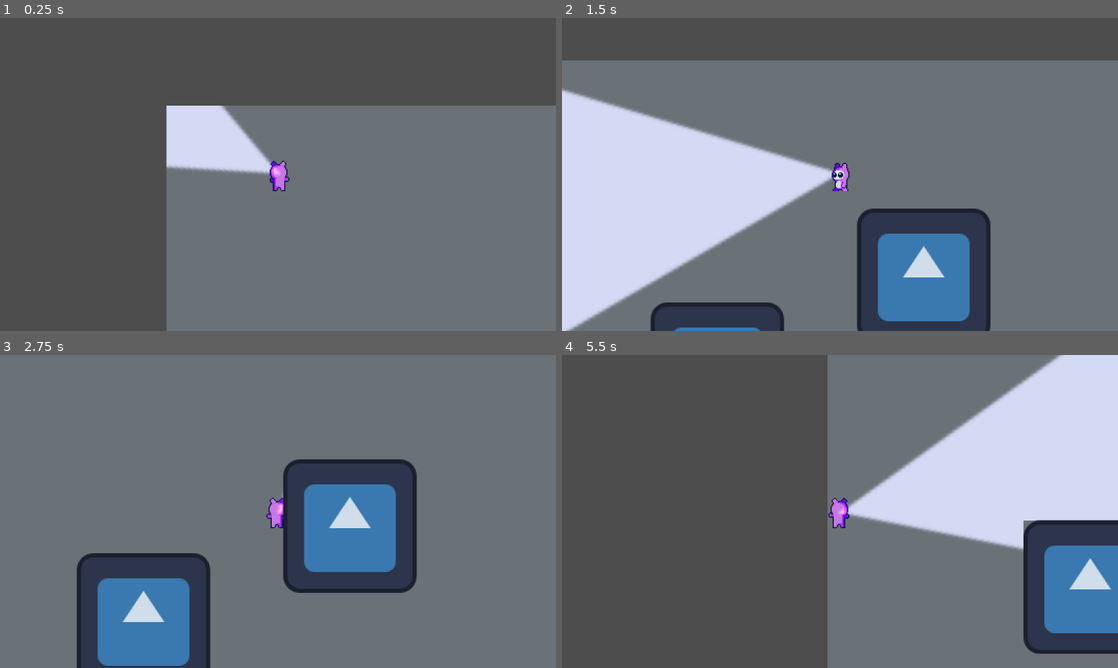
Above: before the commit, frames 1-4 (two rows, left to right).
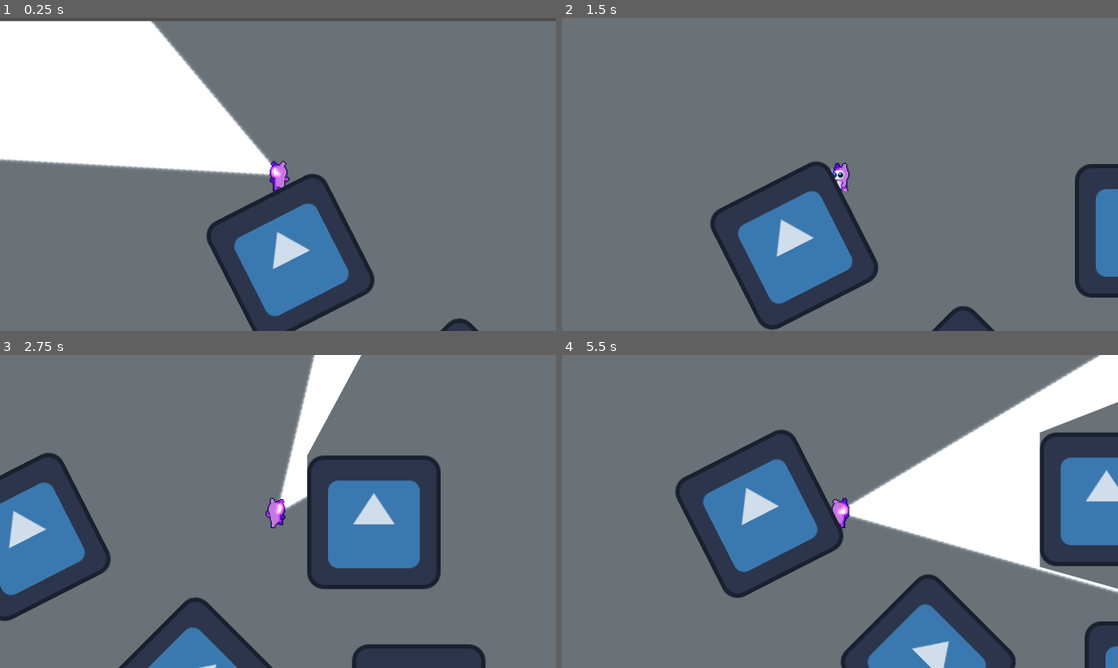
Above: after the commit, the same moments.

Repository: MarkJanzenB/Lifewood-Games
Game: Godot game, scene res://scenes/world.tscn
Same seed, same stepped clock (60 frames per second), same inputs: the game is played once before the commit and once after it. The engine's default icon, where the game draws it, is replaced by a stand-in: a white triangle on a blue panel in a dark square.
Inputs (mouse positions are in pixels of both pictures, inside the frame that each line leads up to):
- Up to frame 1 (0.25 s): no input
- Up to frame 2 (1.5 s): tap Enter at 0.5 s; move the mouse to (962, 158) at 0.52 s; hold D (move_right) 0.53-1.28 s; hold Shift (run) 0.53-1.28 s; move the mouse to (728, 190) at 1.27 s; hold S (move_down) from 1.28 s (still down); tap Shift (run) at 1.35 s
- Up to frame 3 (2.75 s): move the mouse to (333, 442) at 2.02 s; release S (move_down) at 2.03 s; hold D (move_right) from 2.03 s (still down); hold Shift (run) from 2.03 s (still down)
- Up to frame 4 (5.5 s): move the mouse to (812, 574) at 2.77 s; release D (move_right) at 2.78 s; release Shift (run) at 2.78 s; hold W (move_up) 2.78-3.53 s; tap Shift (run) at 2.85, 4.35 s; move the mouse to (1006, 558) at 3.52 s; hold Shift (run) 3.53-4.28 s; hold A (move_left) 3.53-5.03 s; move the mouse to (673, 464) at 4.27 s; move the mouse to (867, 511) at 5.02 s; hold S (move_down) from 5.03 s (still down); hold Shift (run) from 5.03 s (still down)

The runs differ from the first frame. In frame 1, 62% of the frame differs, in the area x 0-100%, y 0-100%; in frame 2, 55%; in frame 3, 27%; in frame 4, 79%.

Commit message:
Update: LOS logic
- created Line Of Sight system, so that players will be "rendered" in and out of view

Diff:
--- a/games/Sakspan/raw/sakspan/project.godot
+++ b/games/Sakspan/raw/sakspan/project.godot
@@ -59,6 +59,10 @@
 ]
 }
 
+[layer_names]
+
+2d_physics/layer_2="walls"
+
 [rendering]
 
 textures/canvas_textures/default_texture_filter=0
--- a/games/Sakspan/raw/sakspan/scenes/obstacles/Obstacle.tscn
+++ b/games/Sakspan/raw/sakspan/scenes/obstacles/Obstacle.tscn
@@ -9,6 +9,8 @@
 polygon = PackedVector2Array(-64, -55, 64, -55, 64, 74, -64, 74)
 
 [node name="Obstacle" type="StaticBody2D"]
+collision_layer = 2
+collision_mask = 0
 
 [node name="Sprite2D" type="Sprite2D" parent="."]
 texture = ExtResource("1_bqhqs")
--- a/games/Sakspan/raw/sakspan/scenes/player.tscn
+++ b/games/Sakspan/raw/sakspan/scenes/player.tscn
@@ -251,16 +251,13 @@
 "loop": true,
 "name": &"idle",
 "speed": 7.0
-}, {
-"frames": [],
-"loop": true,
-"name": &"new_animation",
-"speed": 5.0
 }]
 
-[node name="player" type="CharacterBody2D"]
+[node name="player" type="CharacterBody2D" groups=["hider"]]
+collision_mask = 3
 script = ExtResource("1_tuyoq")
-walk_speed = 150.0
+walk_speed = 100.0
+run_speed = 250.0
 
 [node name="CollisionShape2D" type="CollisionShape2D" parent="."]
 scale = Vector2(0.489603, 0.459455)
@@ -268,7 +265,7 @@
 
 [node name="AnimatedSprite2D" type="AnimatedSprite2D" parent="."]
 sprite_frames = SubResource("SpriteFrames_ibah8")
-animation = &"new_animation"
+animation = &"idle"
 
 [node name="Camera2D" type="Camera2D" parent="."]
 zoom = Vector2(0.6, 0.6)
@@ -276,17 +273,17 @@
 [node name="VisionCone" type="Area2D" parent="."]
 position = Vector2(0, 2.38419e-07)
 scale = Vector2(1.01585, 1.01537)
+collision_layer = 0
 
 [node name="CollisionPolygon2D" type="CollisionPolygon2D" parent="VisionCone"]
-position = Vector2(0, 1.96972)
+position = Vector2(-5.4357, 16.0533)
 scale = Vector2(3.5563, 1.72284)
-polygon = PackedVector2Array(0, -1, 190, -176, 190, 150)
+polygon = PackedVector2Array(0.830412, -9.14641, 190.164, -177.212, 190.164, 160.634)
 
 [node name="PointLight2D" type="PointLight2D" parent="VisionCone"]
-position = Vector2(9.16795e-10, -2.38419e-07)
-rotation = 0.00274636
+position = Vector2(-0.513709, -0.689394)
+rotation = 0.000824005
 scale = Vector2(5.2468, -2.27107)
-color = Color(0.854677, 0.840033, 0.999999, 0.478431)
 energy = 2.0
 shadow_enabled = true
 texture = ExtResource("7_fjrip")
--- a/games/Sakspan/raw/sakspan/scenes/world.tscn
+++ b/games/Sakspan/raw/sakspan/scenes/world.tscn
@@ -41,15 +41,35 @@
 position = Vector2(960, 1073.5)
 shape = SubResource("RectangleShape2D_4wyf3")
 
-[node name="player" parent="." instance=ExtResource("1_nnsk1")]
-position = Vector2(107, 66)
+[node name="Seeker" parent="." instance=ExtResource("1_nnsk1")]
+position = Vector2(469, 147)
+is_main_player = true
 
 [node name="Obstacle2" parent="." instance=ExtResource("2_rwgxs")]
-position = Vector2(450, 206)
+position = Vector2(814, 213)
 
 [node name="Obstacle" parent="." instance=ExtResource("2_rwgxs")]
-position = Vector2(252, 296)
+position = Vector2(481, 227)
+rotation = -0.470676
 
 [node name="CanvasModulate" type="CanvasModulate" parent="."]
 scale = Vector2(0.988908, 0.855109)
 color = Color(0.817358, 0.867702, 0.919727, 1)
+
+[node name="Obstacle4" parent="." instance=ExtResource("2_rwgxs")]
+position = Vector2(857, 394)
+scale = Vector2(1, 1)
+
+[node name="Obstacle3" parent="." instance=ExtResource("2_rwgxs")]
+position = Vector2(643, 369)
+rotation = 0.785397
+
+[node name="Hider" parent="." instance=ExtResource("1_nnsk1")]
+visible = false
+position = Vector2(529, 127)
+
+[node name="Camera2D" parent="Hider" index="2"]
+visible = false
+enabled = false
+
+[editable path="Hider"]
--- a/games/Sakspan/raw/sakspan/scripts/player.gd
+++ b/games/Sakspan/raw/sakspan/scripts/player.gd
@@ -1,42 +1,58 @@
-# player.gd (Stable Version - Dash Mechanic Removed)
+# player.gd (Final Version - With LOS Memory)
+# This script uses a frame-by-frame comparison to ensure hiders are correctly hidden.
 
 extends CharacterBody2D
 
-# --- Variables ---
+# --- EXPORTED VARIABLES ---
 @export var walk_speed: float = 200.0
 @export var run_speed: float = 350.0
+@export var is_main_player: bool = false
 
+# --- NODE REFERENCES ---
 @onready var animated_sprite: AnimatedSprite2D = $AnimatedSprite2D
 @onready var vision_cone: Area2D = $VisionCone
+@onready var vision_light: PointLight2D = $VisionCone/PointLight2D
 
-# --- Game Loop ---
+# --- STATE VARIABLES ---
+var hiders_in_cone: Array = []
+# --- THE NEW "MEMORY" ---
+# This list stores who was visible in the previous frame.
+var previously_visible_hiders: Array = []
+
+
+func _ready() -> void:
+	if not is_main_player:
+		vision_light.visible = false
+		vision_cone.monitoring = false
+
 func _physics_process(delta: float) -> void:
-	# Handle normal walking and running movement
+	if not is_main_player:
+		return
+
+	handle_movement()
+	handle_visuals()
+	update_hiders_in_cone()
+	check_line_of_sight()
+
+
+# --- HELPER FUNCTIONS ---
+
+func handle_movement() -> void:
 	var input_direction = Input.get_vector("move_left", "move_right", "move_up", "move_down")
 	var current_speed = run_speed if Input.is_action_pressed("run") else walk_speed
 	velocity = input_direction * current_speed
 	move_and_slide()
 
-	# Handle all visual updates like animations and aiming
-	handle_visuals()
-
-# --- Helper Functions ---
-
 func handle_visuals() -> void:
 	var mouse_position = get_global_mouse_position()
-
-	# --- 1. Horizontal Aiming (Flipping) ---
 	animated_sprite.flip_h = (mouse_position.x < global_position.x)
-
-	# --- 2. Rotate Vision Cone ---
 	vision_cone.look_at(mouse_position)
 
-	# --- 3. Animation Logic ---
 	var is_moving = velocity.length() > 0
 	var is_running = Input.is_action_pressed("run")
 	var is_aiming_up = (mouse_position.y < global_position.y)
+
 	var anim_to_play = ""
-
 	if not is_moving:
 		anim_to_play = "back_idle" if is_aiming_up else "idle"
 	else:
@@ -46,3 +62,42 @@
 			anim_to_play = "front_run" if is_running else "front_walk"
 
 	animated_sprite.play(anim_to_play)
+
+func update_hiders_in_cone() -> void:
+	var overlapping_bodies = vision_cone.get_overlapping_bodies()
+	hiders_in_cone.clear()
+
+	for body in overlapping_bodies:
+		if body.is_in_group("hider") and body != self:
+			hiders_in_cone.append(body)
+
+
+# --- THE NEW, SMARTER LINE-OF-SIGHT FUNCTION ---
+func check_line_of_sight() -> void:
+	# This temporary list will store everyone we can see THIS frame.
+	var currently_visible_hiders: Array = []
+
+	var space_state = get_world_2d().direct_space_state
+
+	# Step 1: Check everyone in the cone and build a list of who is visible right now.
+	for hider in hiders_in_cone:
+		var query = PhysicsRayQueryParameters2D.create(global_position, hider.global_position, 2)
+		var result = space_state.intersect_ray(query)
+
+		if result.is_empty():
+			# Clear line of sight. Make them visible and add them to our "visible this frame" list.
+			hider.visible = true
+			currently_visible_hiders.append(hider)
+		else:
+			# Blocked by a wall. Make them invisible.
+			hider.visible = false
+
+	# Step 2: Compare our "memory" to the new list.
+	# This loop finds anyone who was visible last frame but is NOT on the new list.
+	# This handles the "looking away" case.
+	for hider in previously_visible_hiders:
+		if not hider in currently_visible_hiders:
+			hider.visible = false
+
+	# Step 3: Update our "memory" for the next frame.
+	previously_visible_hiders = currently_visible_hiders
